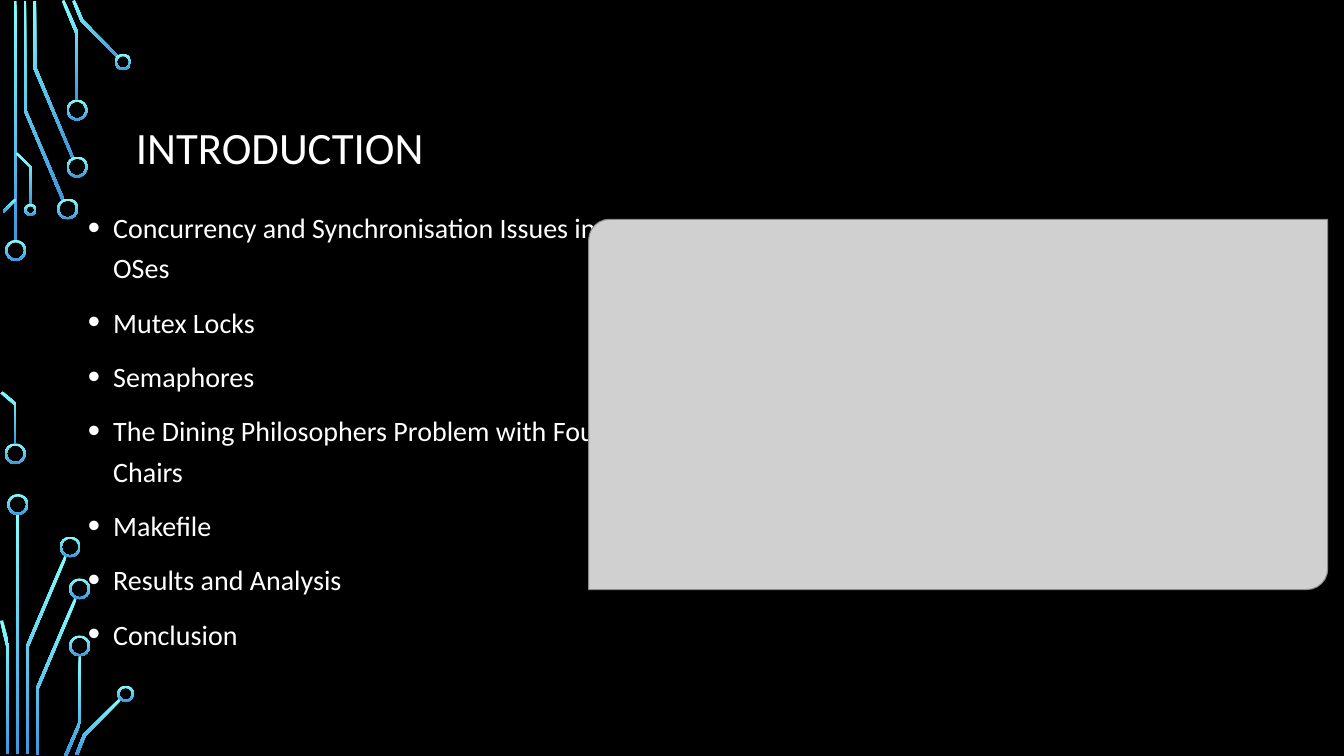
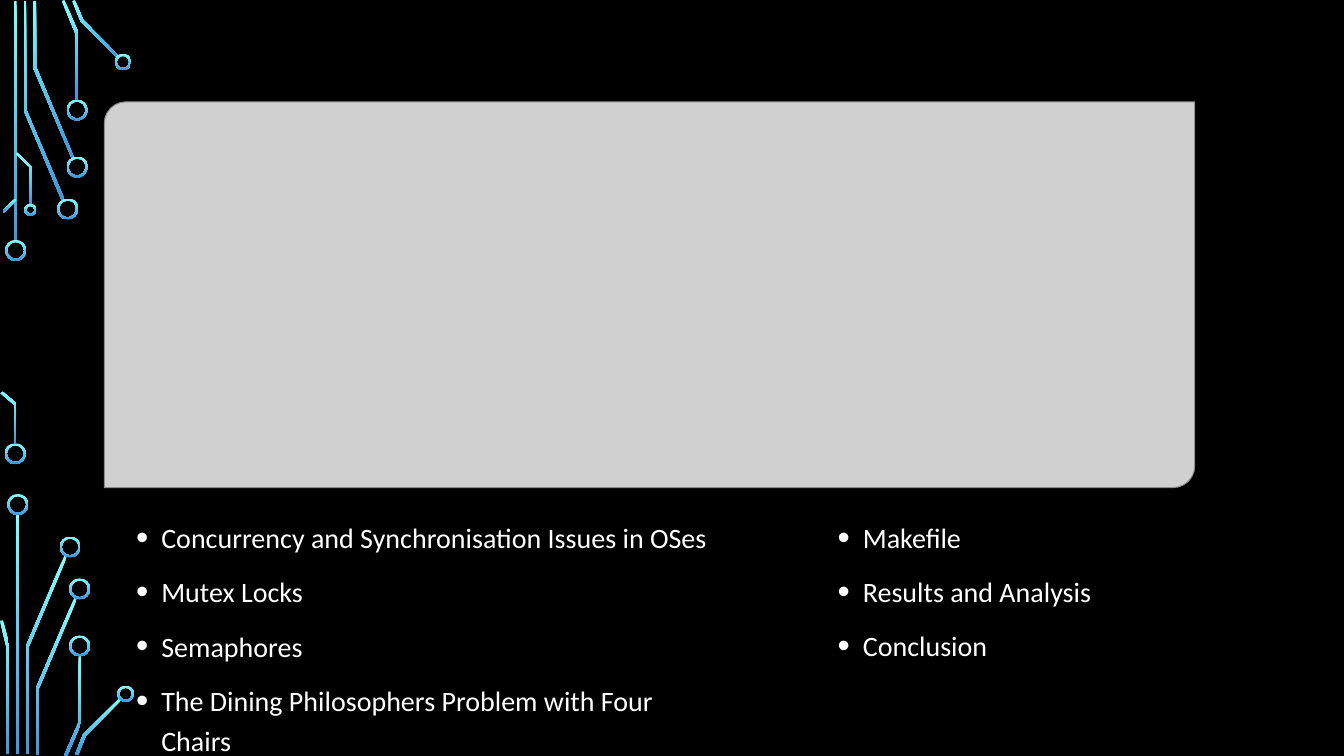
Before and after one commit to StevenKelly99/Stressfree-Pets, a slide deck: slide 2 of final_Presentation.pptx. Drawn at 1344x756 pixels with LibreOffice and Linux fonts; fonts in the diff are those of the drawing; grey boxes stand for pictures; background and template pictures are left out. Boxes give left, top, right and bottom in pixels: in the first picture for what was removed or moved away, otherwise in the second. Text is boxed around its words. In the diff, an @@ line names an element or a change of style, - is before the commit and + after.

```diff
--- a/final_Presentation.pptx
+++ b/final_Presentation.pptx
@@ title "INTRODUCTION": place and size @@
-title "INTRODUCTION" at (136,135,424,165)
+title "INTRODUCTION" at (178,19,670,89)
@@ title "INTRODUCTION" at (178,19,670,89): text colour #FFFFFF to #000000 @@
@@ picture: place and size @@
-picture at (589,220,1328,590)
+picture at (104,102,1195,488)
@@ text "Concurrency and Synchronisation Issues in ...": place and size @@
-text "Concurrency and Synchronisation Issues in ..." at (113,218,605,646)
+text "Concurrency and Synchronisation Issues in ..." at (161,528,706,716)
@@ text at (113,516,342,646): paragraphs removed @@
-• Makefile
-• Results and Analysis
-• Conclusion
@@ text added at (863,528,1091,657), 20 pt, text #FFFFFF @@
+• Makefile
+• Results and Analysis
+• Conclusion
```
Also in this commit, not shown: 2 other slides changed, 1 slide added.
